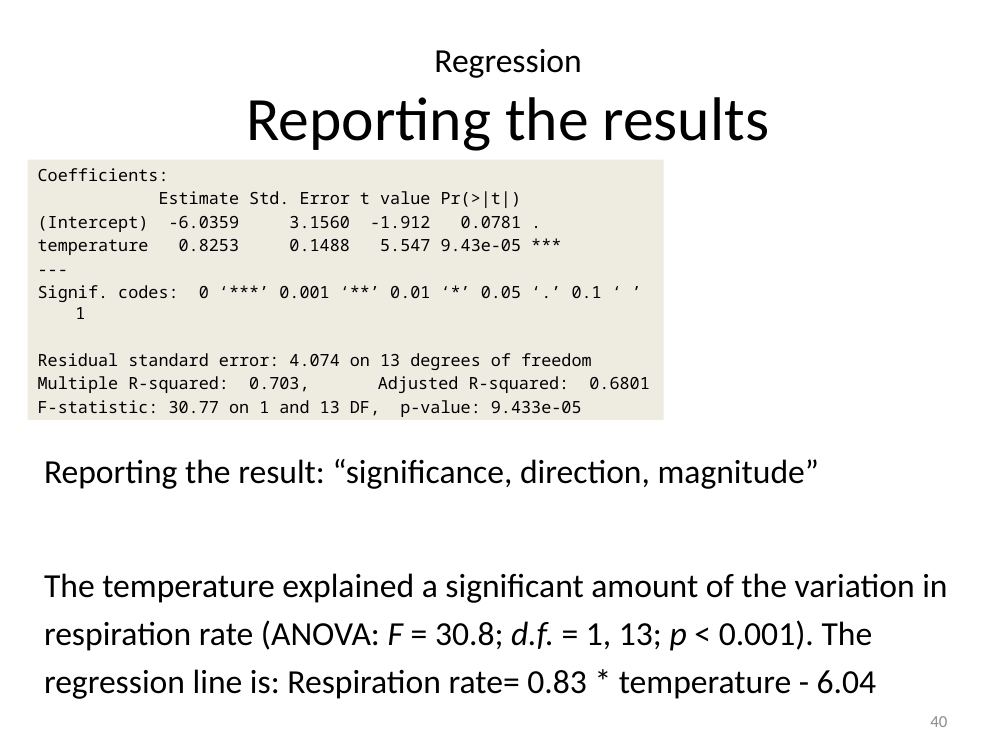
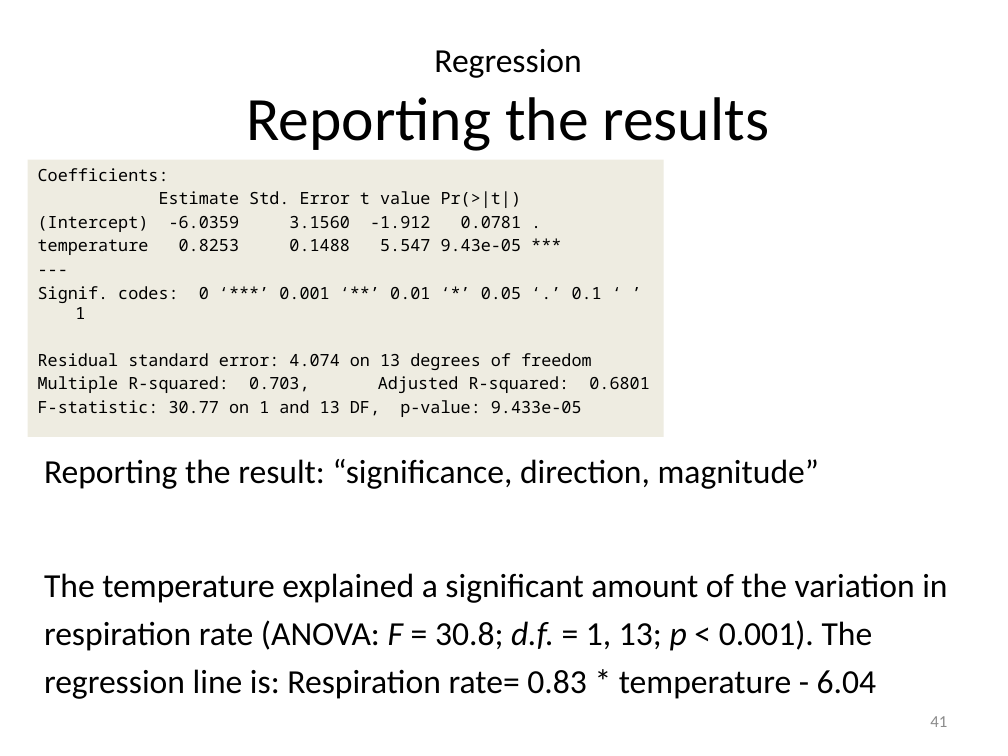
Before and after one commit to 3mmaRand/BIO00017C-Data-Analysis-in-R-2020, a slide deck: slide 41 of slides/08-correl-and-regression.pptx (slide 40 before the commit). Drawn at 1008x756 pixels with LibreOffice and Linux fonts; fonts in the diff are those of the drawing. Boxes give left, top, right and bottom in pixels: in the first picture for what was removed or moved away, otherwise in the second. Text is boxed around its words. In the diff, an @@ line names an element or a change of style, - is before the commit and + after.

```diff
--- a/slides/08-correl-and-regression.pptx
+++ b/slides/08-correl-and-regression.pptx
@@ rectangle "Coefficients:": place and size @@
-rectangle "Coefficients:" at bbox=[28, 159, 664, 419]
+rectangle "Coefficients:" at bbox=[28, 159, 664, 436]
@@ page number at bbox=[930, 716, 947, 727]: text changed @@
-40
+41
```
Also in this commit, not shown: 1 other slide changed, 2 slides added, 1 slide removed, 8 other files.
